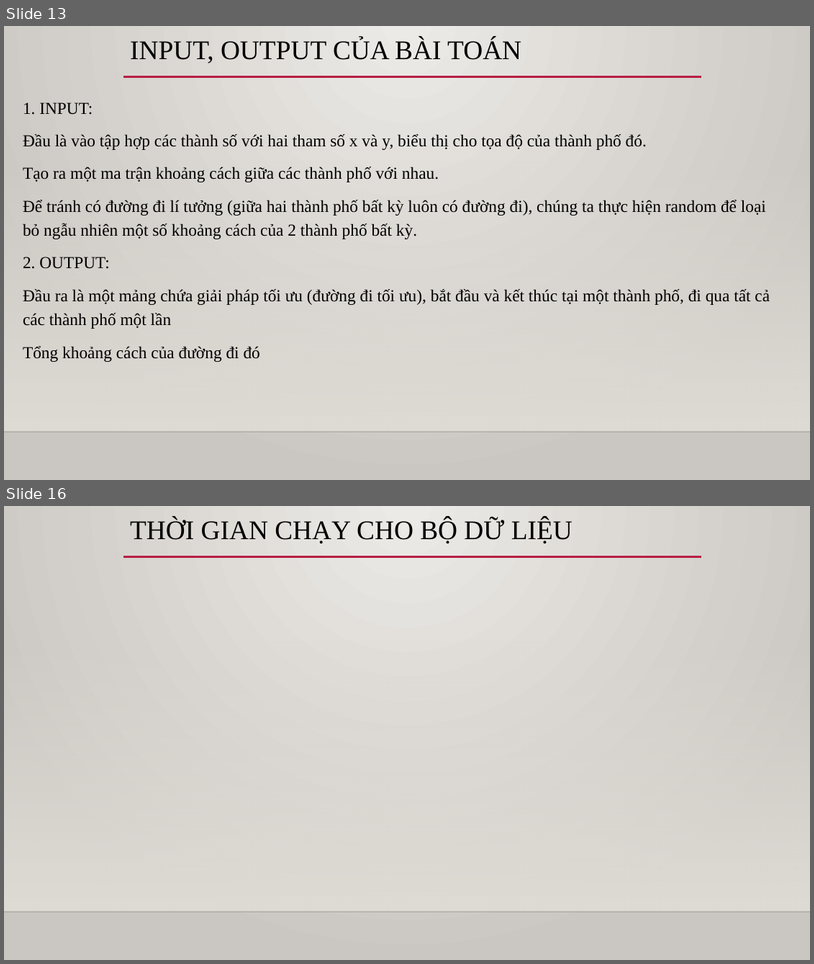
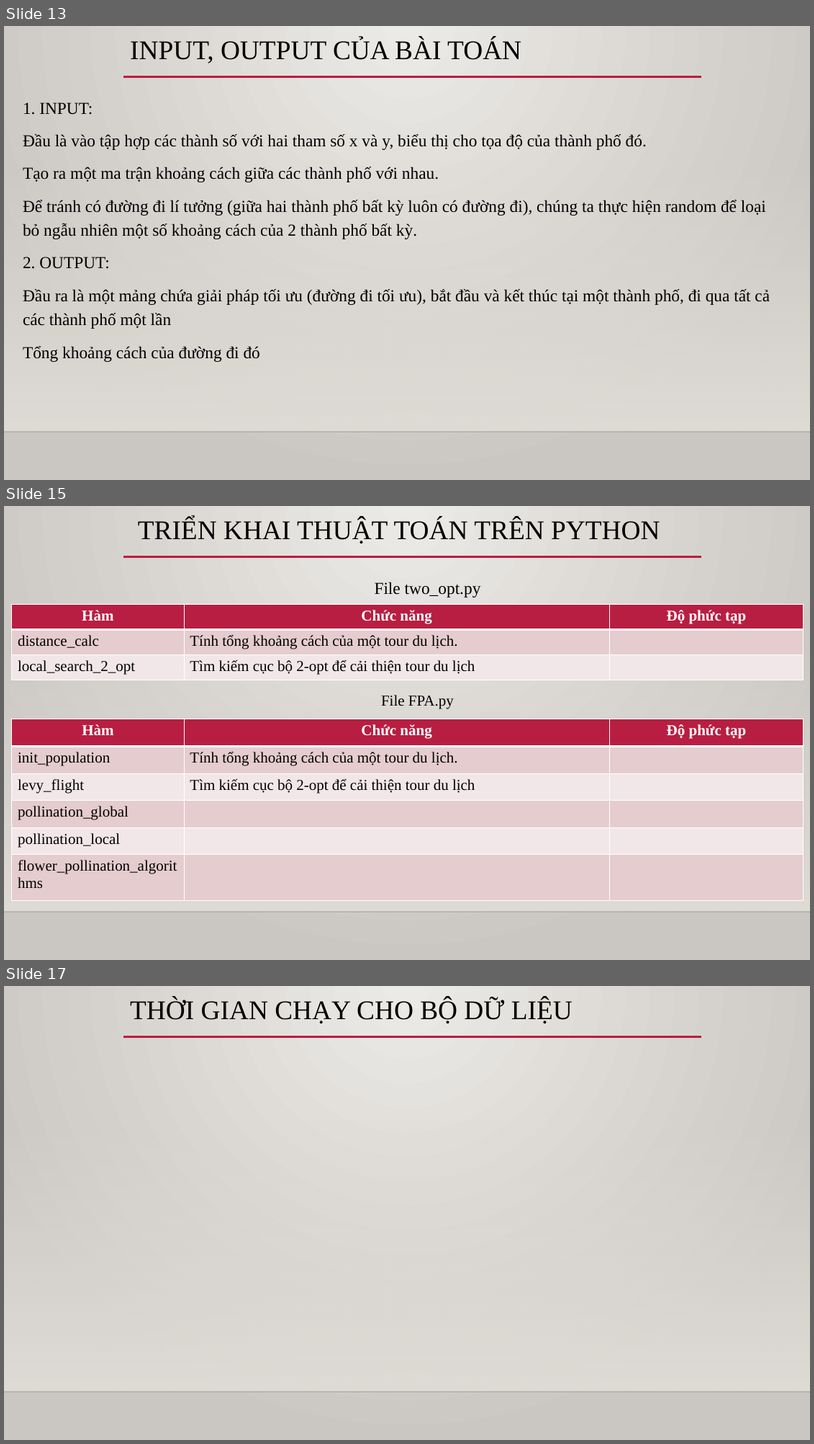
Before and after one commit to maihathm/PTTKGT-midterm, a slide deck: Slide_TT/52000775_52000896_52000092.pptx. Shown one above the other, each under a label of ours: slides 13 and 16 before the commit, slides 13, 15 and 17 after it; the slides between them are not shown. The pictures are 814x964 and 814x1444 pixels, drawn with LibreOffice and Linux fonts; fonts in the diff are those of the drawing; background and template pictures are left out. Boxes give left, top, right and bottom in pixels: in the first picture for what was removed or moved away, otherwise in the second. Text is boxed around its words. In the diff, an @@ line names an element or a change of style, - is before the commit and + after.

```diff
--- a/Slide_TT/52000775_52000896_52000092.pptx
+++ b/Slide_TT/52000775_52000896_52000092.pptx
@@ slide 15 added at (4,506,810,960), background gradient #ECEAE7 to #CAC7C1; not listed: 3 template elements that a slide beside it also shows @@
@@ title added at (138,518,660,543), 32 pt, text #000000 @@
+TRIỂN KHAI THUẬT TOÁN TRÊN PYTHON
@@ text added at (375,582,481,597), 20 pt, text #000000 @@
+File two_opt.py
@@ table added at (12,605,805,885), 3 rows, 3 columns @@
+Hàm | Chức năng | Độ phức tạp
+distance_calc | Tính tổng khoảng cách của một tour du lịch. | 
+local_search_2_opt | Tìm kiếm cục bộ 2-opt để cải thiện tour du lịch | 
@@ text added at (381,695,454,708), 18 pt, text #000000 @@
+File FPA.py
@@ table added at (12,719,805,900), 6 rows, 3 columns @@
+Hàm | Chức năng | Độ phức tạp
+init_population | Tính tổng khoảng cách của một tour du lịch. | 
+levy_flight | Tìm kiếm cục bộ 2-opt để cải thiện tour du lịch | 
+pollination_global |  | 
+pollination_local |  | 
+flower_pollination_algorithms |  | 
@@ what was slide 16 is now slide 17 @@
```
Also in this commit, not shown: 1 slide changed, 1 other slide added, 1 slide removed.
